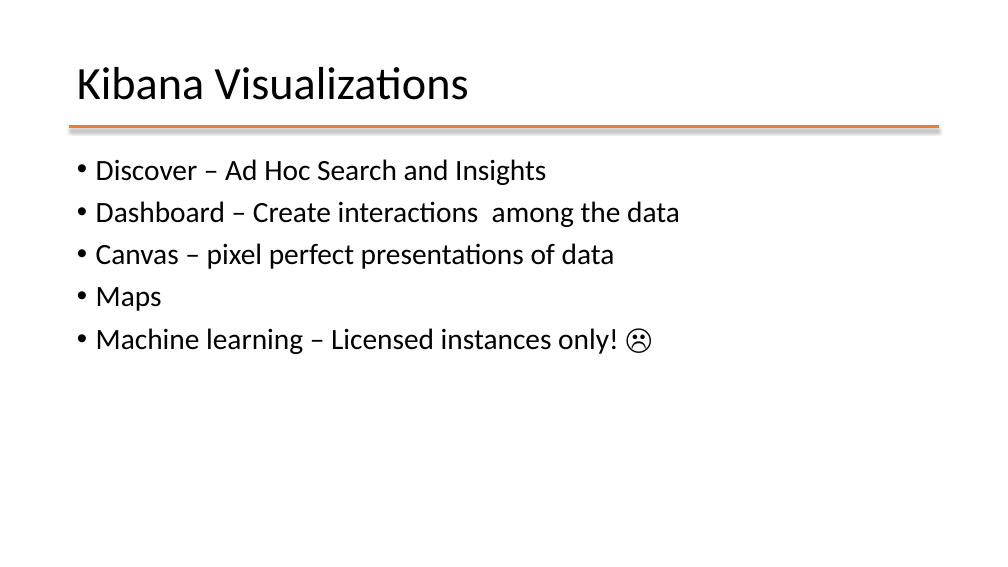
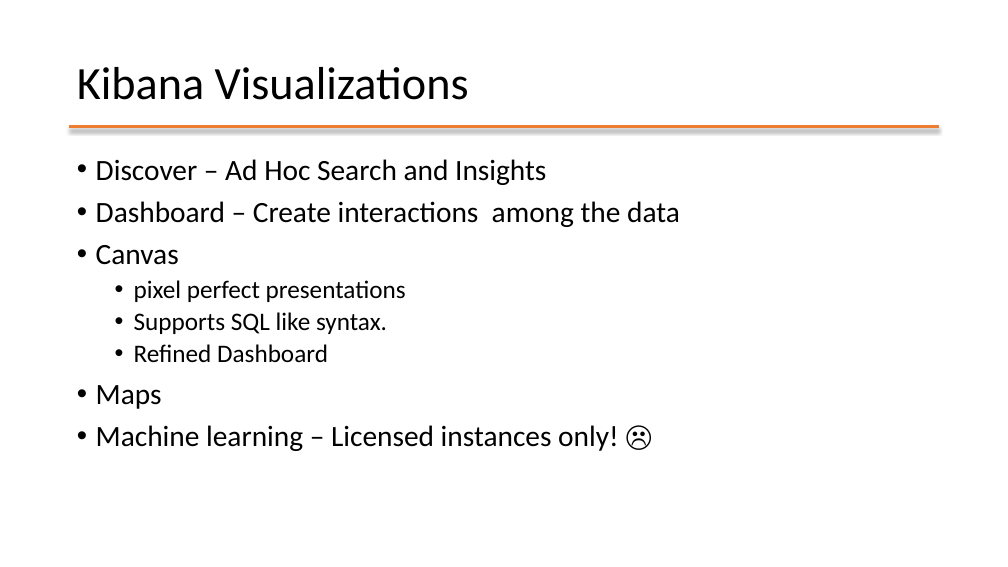
Before and after one commit to mafudge/ist769-old, a slide deck: slide 25 of content/J-Search/J-Search.pptx. Drawn at 1008x567 pixels with LibreOffice and Linux fonts; fonts in the diff are those of the drawing. Boxes give left, top, right and bottom in pixels: in the first picture for what was removed or moved away, otherwise in the second. Text is boxed around its words. In the diff, an @@ line names an element or a change of style, - is before the commit and + after.

```diff
--- a/content/J-Search/J-Search.pptx
+++ b/content/J-Search/J-Search.pptx
@@ text at [96, 245, 406, 363]: text changed; size 28 to 24 pt @@
-• Canvas – pixel perfect presentations of data
+• Canvas
+  • pixel perfect presentations
+  • Supports SQL like syntax.
+  • Refined Dashboard
```
Also in this commit, not shown: 2 other slides changed, 4 other files.
